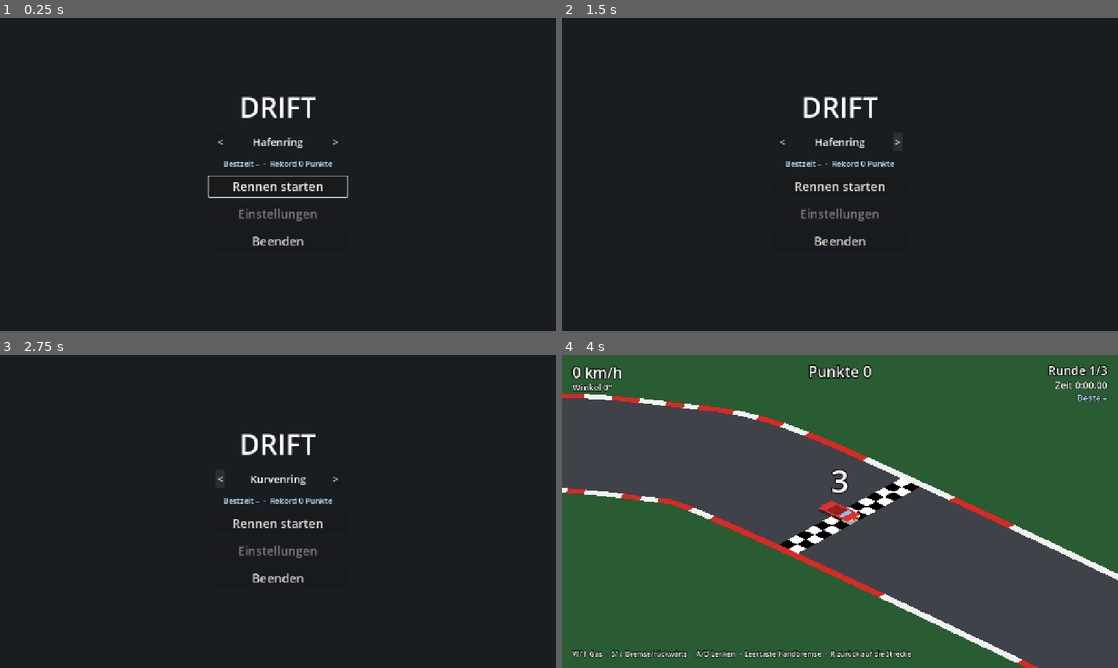
Above: before the commit, frames 1-4 (two rows, left to right).
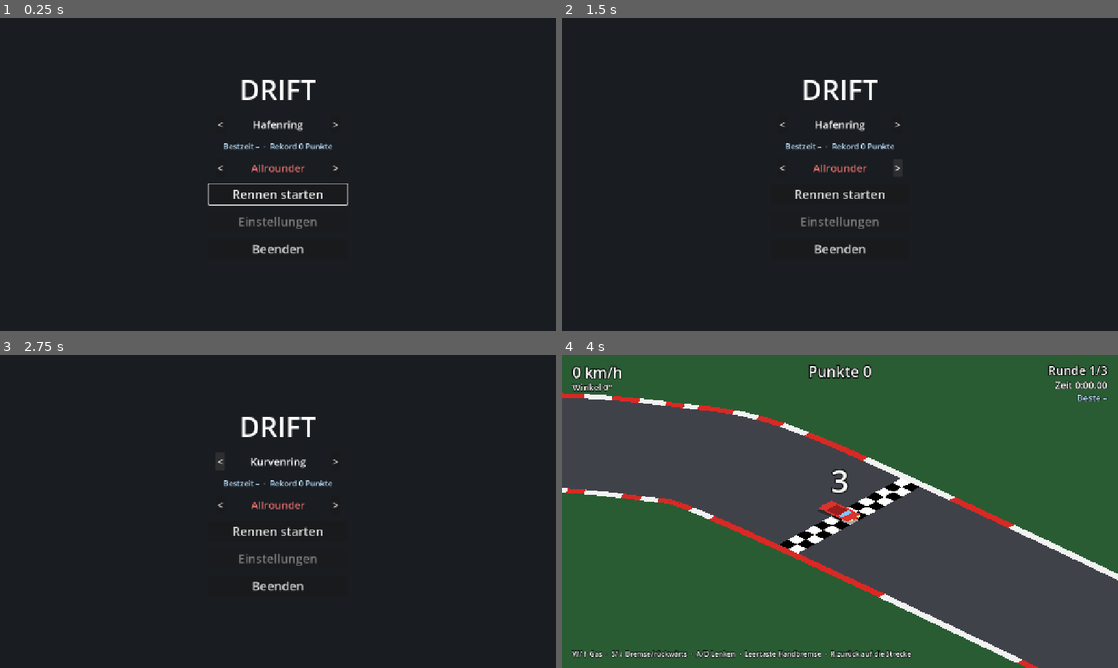
Above: after the commit, the same moments.

Repository: Mayo73/agenthub-backup
Game: Godot game, scene res://scenes/main_menu.tscn
Two runs of this game, one before a commit and one after it. Both use one fixed random seed, a clock stepped at 60 frames per second and the inputs below.
Inputs:
- Up to frame 1 (0.25 s): no input
- Up to frame 2 (1.5 s): click "<" at 0.5 s; click ">" at 1.25 s
- Up to frame 3 (2.75 s): click "<" at 2 s
- Up to frame 4 (4 s): click ">" at 2.75 s; click "Rennen starten" at 3.5 s

The runs differ from the first frame. In frame 1, 3.1% of the frame differs, in the area x 37-63%, y 19-76%; in frame 2, 2.8%; in frame 3, 2.8%; in frame 4, nothing differs.

Commit message:
T-0037: Autowahl im Hauptmenü
Erstellt vom lokalen Agent (Modell qwen3.5:35b-a3b, Versuch 1 von 5).

Diff:
--- a/scenes/main_menu.tscn
+++ b/scenes/main_menu.tscn
@@ -28,9 +28,9 @@
 anchor_right = 0.5
 anchor_bottom = 0.5
 offset_left = -160.0
-offset_top = -200.0
+offset_top = -240.0
 offset_right = 160.0
-offset_bottom = 200.0
+offset_bottom = 240.0
 theme_override_constants/separation = 16
 
 [node name="Title" type="Label" parent="Buttons"]
@@ -68,6 +68,28 @@
 text = "Bestzeit –"
 horizontal_alignment = 1
 
+[node name="CarRow" type="HBoxContainer" parent="Buttons"]
+layout_mode = 2
+alignment = 1
+theme_override_constants/separation = 12
+
+[node name="CarPrev" type="Button" parent="Buttons/CarRow"]
+layout_mode = 2
+theme_override_font_sizes/font_size = 24
+text = "<"
+
+[node name="CarName" type="Label" parent="Buttons/CarRow"]
+custom_minimum_size = Vector2(220, 0)
+layout_mode = 2
+theme_override_font_sizes/font_size = 24
+text = "Auto"
+horizontal_alignment = 1
+
+[node name="CarNext" type="Button" parent="Buttons/CarRow"]
+layout_mode = 2
+theme_override_font_sizes/font_size = 24
+text = ">"
+
 [node name="Start" type="Button" parent="Buttons"]
 layout_mode = 2
 theme_override_font_sizes/font_size = 28
--- a/scripts/main_menu.gd
+++ b/scripts/main_menu.gd
@@ -10,12 +10,18 @@
 @onready var track_name: Label = $Buttons/TrackRow/TrackName
 @onready var track_next: Button = $Buttons/TrackRow/TrackNext
 @onready var track_best: Label = $Buttons/TrackBest
+@onready var car_prev: Button = $Buttons/CarRow/CarPrev
+@onready var car_name: Label = $Buttons/CarRow/CarName
+@onready var car_next: Button = $Buttons/CarRow/CarNext
 
 func _ready() -> void:
 	start_button.pressed.connect(start_game)
 	quit_button.pressed.connect(quit_game)
 	track_prev.pressed.connect(_on_track_prev)
 	track_next.pressed.connect(_on_track_next)
+	car_prev.pressed.connect(_on_car_prev)
+	car_next.pressed.connect(_on_car_next)
+	update_car_label()
 	update_track_label()
 	start_button.grab_focus()
 
@@ -37,6 +43,17 @@
 	GameSettings.next_track()
 	update_track_label()
 
+func update_car_label() -> void:
+	car_name.text = CarCatalog.name_of(GameSettings.car_id)
+	car_name.modulate = CarCatalog.color_of(GameSettings.car_id).lightened(0.3)
+
+func _on_car_prev() -> void:
+	GameSettings.previous_car()
+	update_car_label()
+
+func _on_car_next() -> void:
+	GameSettings.next_car()
+	update_car_label()
 
 func update_best_label() -> void:
 	var table := HighscoreTable.load_from(highscore_path)
--- a/tests/test_main_menu.gd
+++ b/tests/test_main_menu.gd
@@ -7,6 +7,7 @@
 	(Engine.get_main_loop() as SceneTree).root.add_child(menu)
 
 func teardown() -> void:
+	GameSettings.car_id = CarCatalog.DEFAULT_ID
 	GameSettings.track_id = TrackCatalog.DEFAULT_ID
 	menu.free()
 	menu = null
@@ -40,6 +41,18 @@
 	check_eq(GameSettings.track_id, "kurvenring", "Nach zweimal Prev ist track_id kurvenring")
 	check_eq(menu.track_name.text, "Kurvenring", "Nach zweimal Prev zeigt TrackName Kurvenring")
 
+func test_autowahl() -> void:
+	GameSettings.car_id = CarCatalog.DEFAULT_ID
+	menu.update_car_label()
+	check_eq(menu.car_name.text, "Allrounder", "CarName zeigt Allrounder nach Default")
+	menu.car_next.pressed.emit()
+	check_eq(GameSettings.car_id, "grip", "Nach Next ist car_id grip")
+	check_eq(menu.car_name.text, "Grip-Coupé", "Nach Next zeigt CarName Grip-Coupé")
+	menu.car_prev.pressed.emit()
+	menu.car_prev.pressed.emit()
+	check_eq(GameSettings.car_id, "drifter", "Nach zweimal Prev ist car_id drifter")
+	check_eq(menu.car_name.text, "Drift-Kombi", "Nach zweimal Prev zeigt CarName Drift-Kombi")
+
 
 func test_bestwerte_anzeigen() -> void:
 	var path := "user://test_menu_bestenliste.json"
